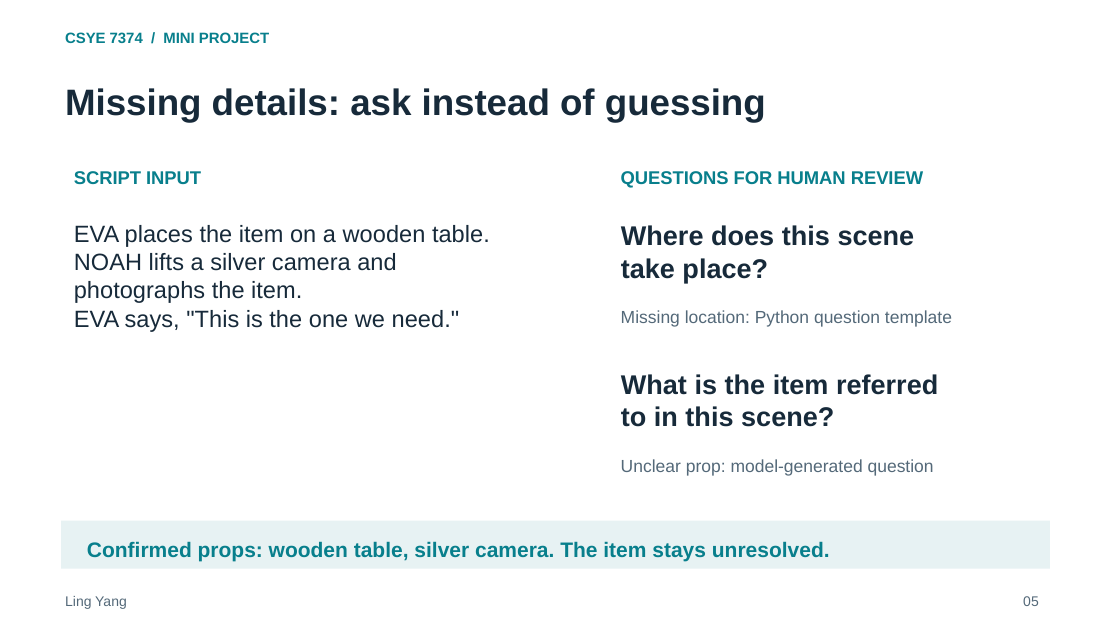
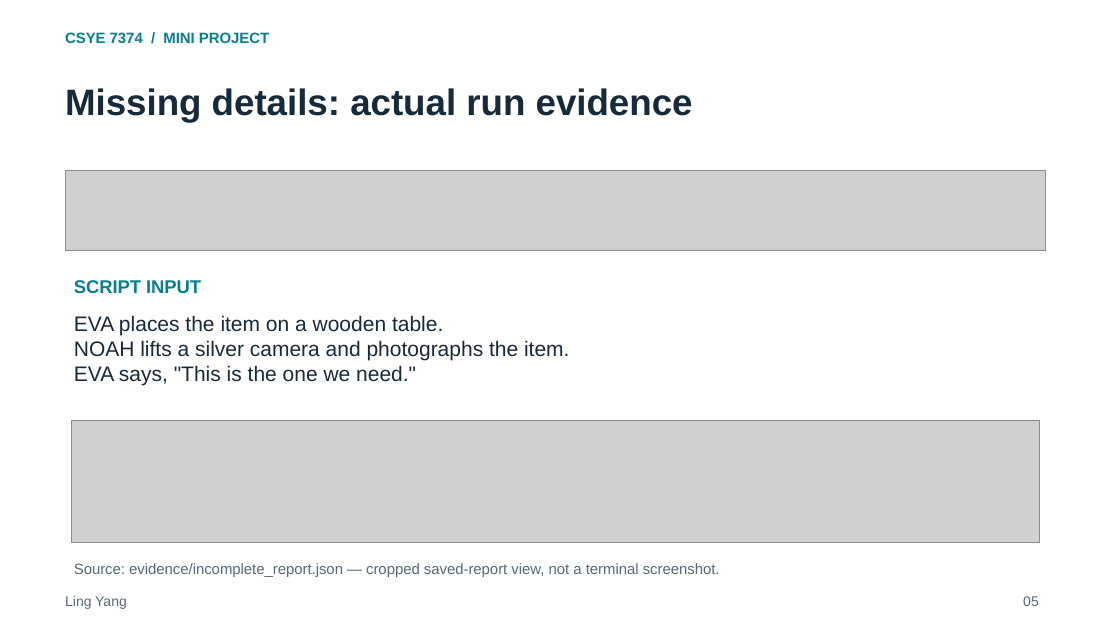
Before and after one commit to ling0021/script-production-checklist-agent, a slide deck: slide 5 of deliverables/Project_Presentation.pptx. Drawn at 1120x630 pixels with LibreOffice and Linux fonts; fonts in the diff are those of the drawing; grey boxes stand for pictures. Boxes give left, top, right and bottom in pixels: in the first picture for what was removed or moved away, otherwise in the second. Text is boxed around its words. In the diff, an @@ line names an element or a change of style, - is before the commit and + after.

Commit message:
Restore saved-run evidence images to presentation

```diff
--- a/deliverables/Project_Presentation.pptx
+++ b/deliverables/Project_Presentation.pptx
@@ text at (65,88,693,122): text changed @@
-Missing details: ask instead of guessing
+Missing details: actual run evidence
@@ picture added at (66,171,1046,250) @@
@@ text removed at (621,171,923,188) @@
-QUESTIONS FOR HUMAN REVIEW
@@ text removed at (621,225,915,283) @@
-Where does this scene
-take place?
@@ text "SCRIPT INPUT": place and size @@
-text "SCRIPT INPUT" at (74,171,201,184)
+text "SCRIPT INPUT" at (74,280,201,293)
@@ text "EVA places the item on ...": place and size @@
-text "EVA places the item on ..." at (74,225,490,332)
+text "EVA places the item on ..." at (74,315,569,386)
@@ text "EVA places the item on ..." at (74,315,569,386): size 20.2 to 18 pt @@
@@ text removed at (621,310,952,327) @@
-Missing location: Python question template
@@ text removed at (621,374,938,427) @@
-What is the item referred
-to in this scene?
@@ picture added at (71,420,1040,543) @@
@@ text removed at (621,459,934,476) @@
-Unclear prop: model-generated question
@@ rectangle removed at (61,521,1050,569) @@
@@ text added at (74,563,720,577), 12.8 pt, text #546979 @@
+Source: evidence/incomplete_report.json — cropped saved-report view, not a terminal screenshot.
@@ text removed at (87,541,830,561) @@
-Confirmed props: wooden table, silver camera. The item stays unresolved.
```
Also in this commit, not shown: 1 other slide changed, 1 slide added, 1 slide removed, 1 other file.
